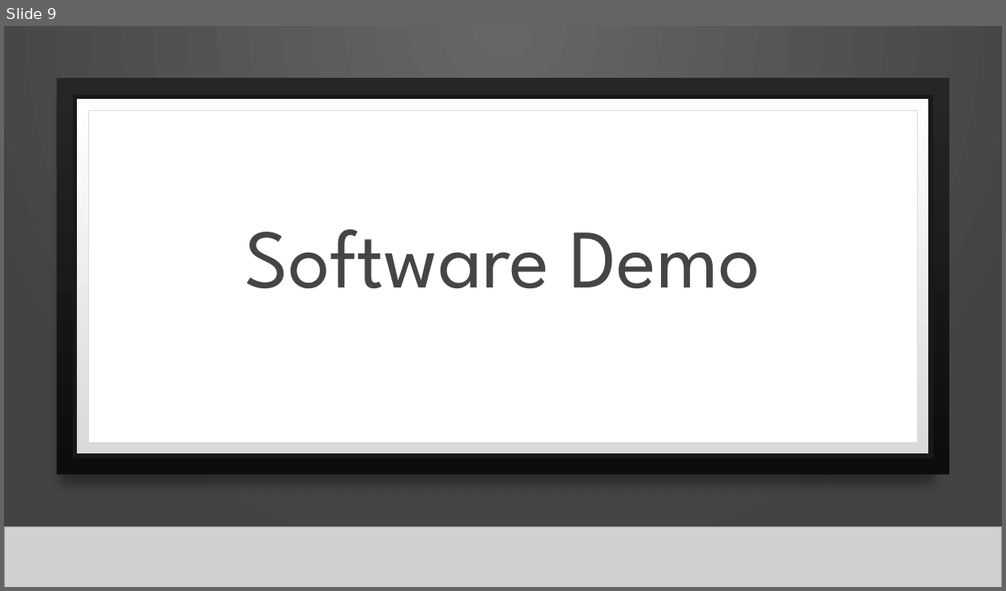
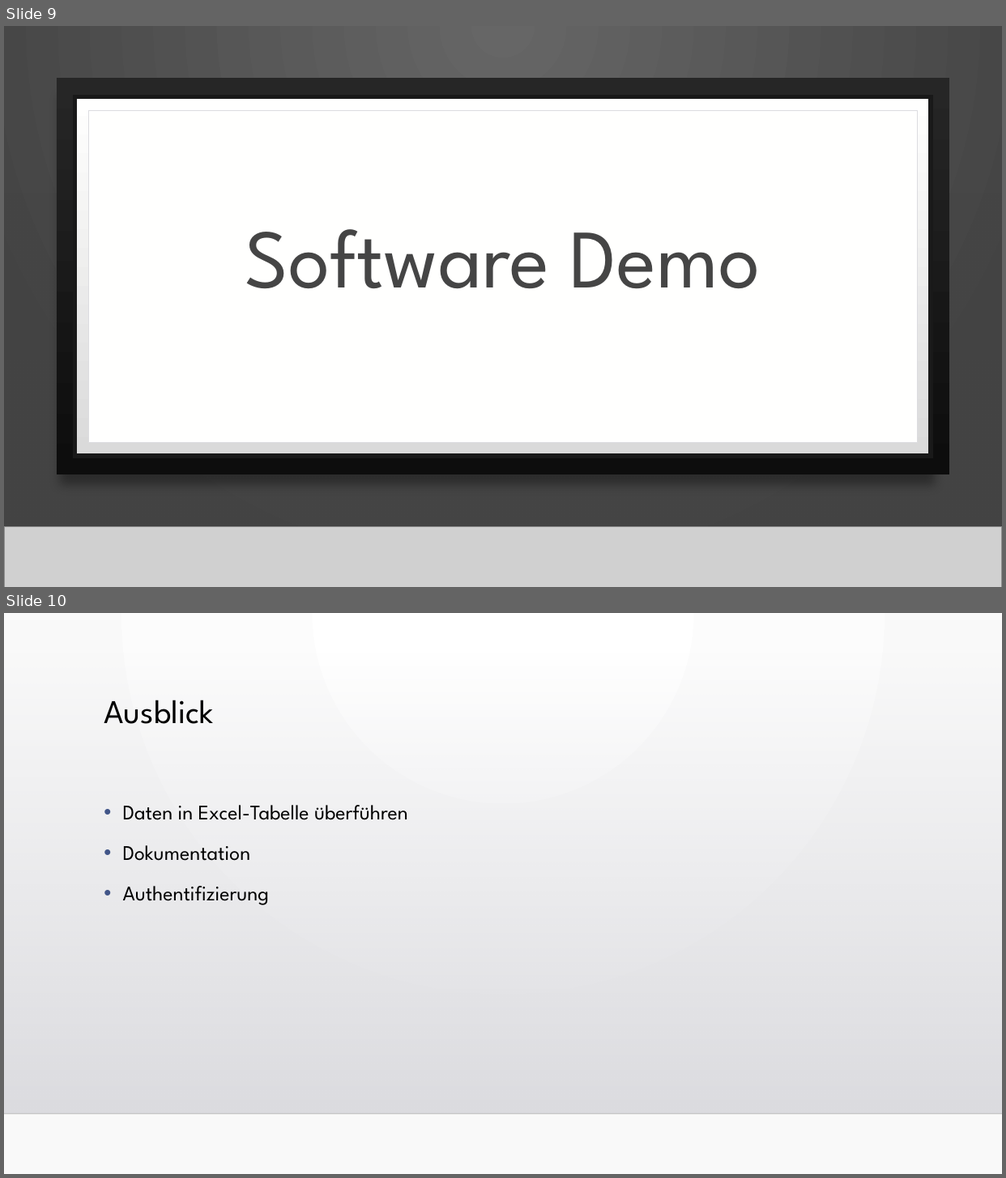
Before and after one commit to WebEngineering18/Pr-sentation, a slide deck: Fragebogen zum Status der Bauqualität.pptx. Shown one above the other, each under a label of ours: slide 9 before the commit, slides 9 and 10 after it. The pictures are 1006x591 and 1006x1178 pixels, drawn with LibreOffice and Linux fonts; fonts in the diff are those of the drawing; grey boxes stand for pictures; background and template pictures are left out. Boxes give left, top, right and bottom in pixels: in the first picture for what was removed or moved away, otherwise in the second. Text is boxed around its words. In the diff, an @@ line names an element or a change of style, - is before the commit and + after.

Commit message:
Ausblick

```diff
--- a/Fragebogen zum Status der Bauqualität.pptx
+++ b/Fragebogen zum Status der Bauqualität.pptx
@@ slide 10 added at (4,613,1002,1174), background gradient #FFFFFF to #FAFAFA; not listed: 1 template element that a slide beside it also shows @@
@@ rectangle added at (4,651,1002,1114), fill gradient #DCDCE0 to #DEDEE2 @@
@@ title added at (104,700,213,724), 32 pt, text #000000 @@
+Ausblick
@@ text added at (123,805,408,905), 20 pt, text #000000 @@
+• Daten in Excel-Tabelle überführen
+• Dokumentation
+• Authentifizierung
```
